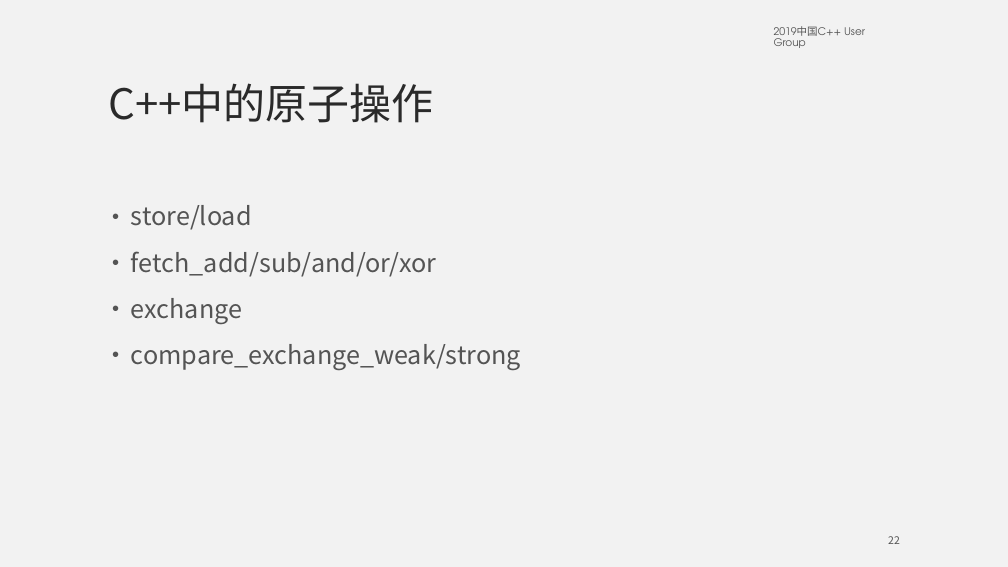
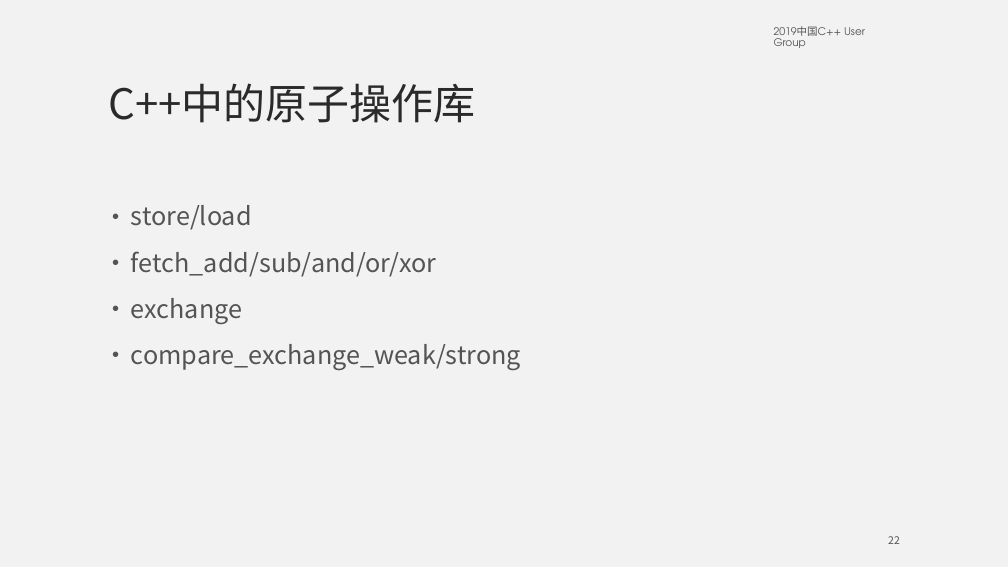
Before and after one commit to mutouyun/lock-free-queue, a slide deck: slide 22 of lock-free.pptx. Drawn at 1008x567 pixels with LibreOffice and Linux fonts; fonts in the diff are those of the drawing. Boxes give left, top, right and bottom in pixels: in the first picture for what was removed or moved away, otherwise in the second. Text is boxed around its words. In the diff, an @@ line names an element or a change of style, - is before the commit and + after.

```diff
--- a/lock-free.pptx
+++ b/lock-free.pptx
@@ title at (x1=108, y1=83, x2=475, y2=123): text changed @@
-C++中的原子操作
+C++中的原子操作库
```
Also in this commit, not shown: 12 other slides changed, 4 slides added.
